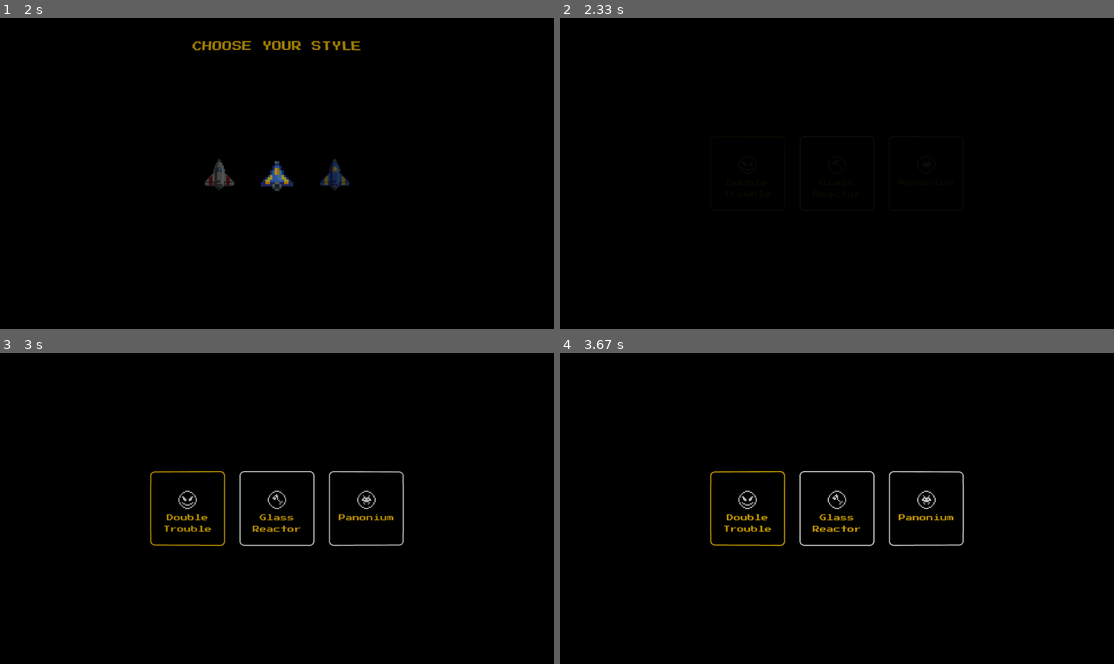
Above: before the commit, frames 1-4 (two rows, left to right).
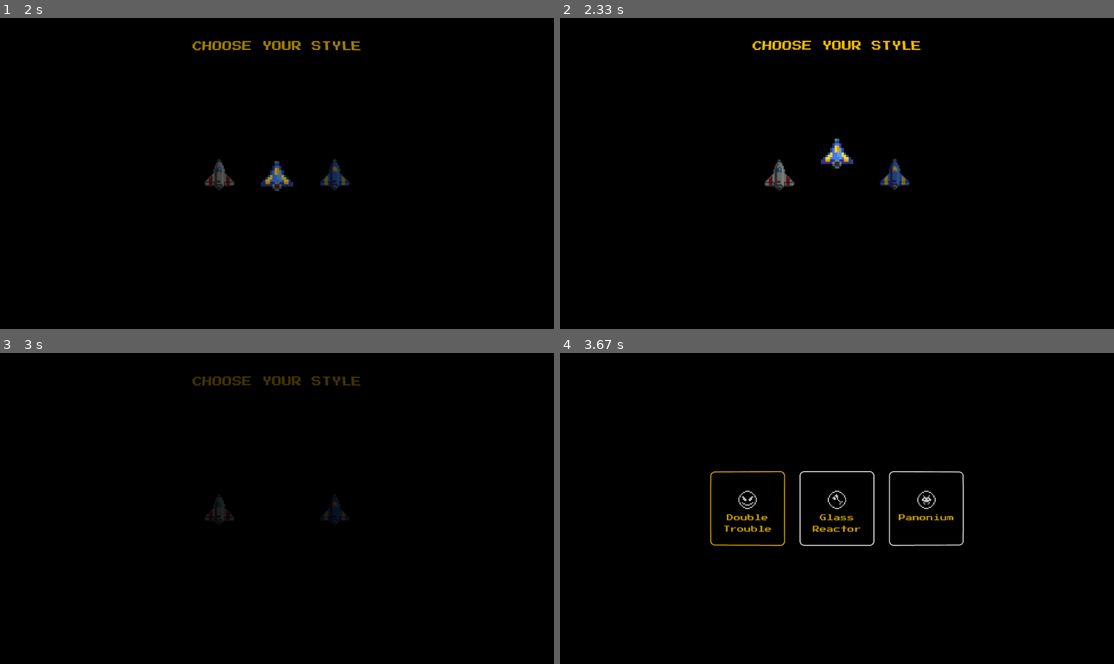
Above: after the commit, the same moments.

Repository: isGoodSoup/astros
Game: pygame game, started from main.py
The game is run twice, just before and just after one commit, with the same random seed, the same clock (stepped at 60 frames per second) and the same inputs.
Inputs (mouse positions are in pixels of both pictures, inside the frame that each line leads up to):
- Up to frame 1 (2 s): hold Right 0.33-0.8 s; move the mouse to (254, 189) at 0.37 s; hold Up 0.83-1.13 s; hold Right 1.17-1.63 s; hold Left from 1.67 s (still down)
- Up to frame 2 (2.33 s): release Left at 2.2 s; tap Enter at 2.23 s
- Up to frame 3 (3 s): no input
- Up to frame 4 (3.67 s): tap Space at 3.4 s

Frame 1 is identical in both runs. In frame 2, 1.3% of the frame differs, in the area x 34-66%, y 7-56%; in frame 3, 2.1%, in the area x 27-73%, y 7-63%; in frame 4, nothing differs.

Commit message:
fix: fade transitions 2

Diff:
--- a/scripts/mods.py
+++ b/scripts/mods.py
@@ -76,7 +76,7 @@
             alpha = render_fade(screen, screen_size)
             crt.render(screen)
 
-            if self.ship_flying and self.fade_started and alpha > 0:
+            if self.ship_flying and self.fade_started and alpha >= 255:
                 traits = TraitChoiceScreen(screen, screen_size, hud_ratio,
                     TraitPool()).run(clock, screen, screen_size,hud_ratio, crt)
                 selected_traits = traits.get_traits() if traits else []
